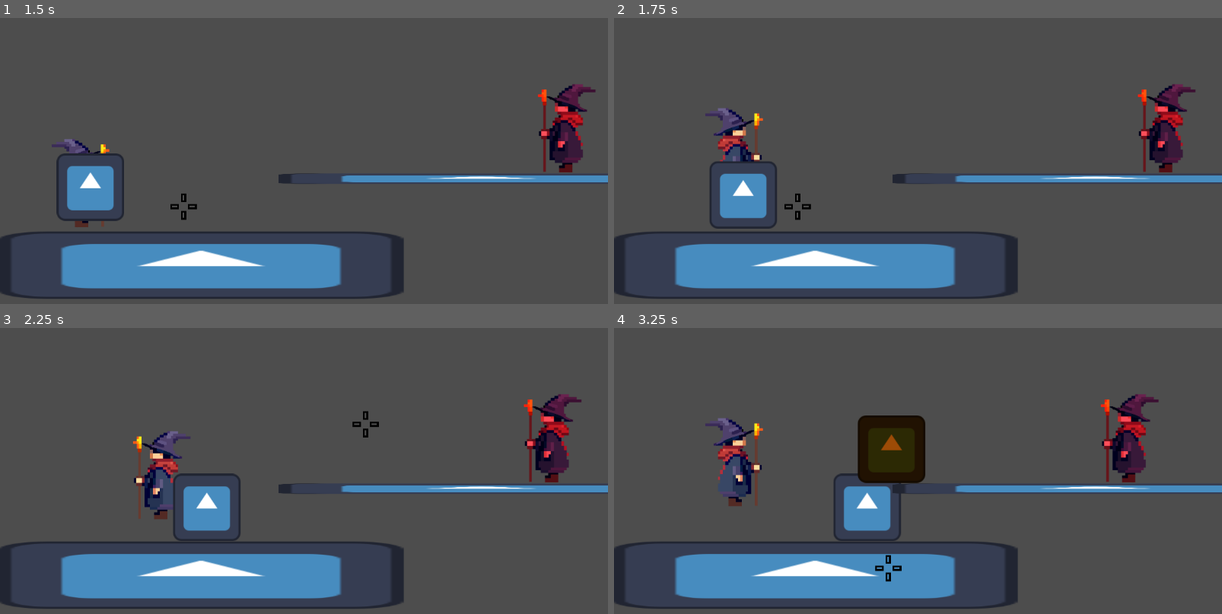
Above: before the commit, frames 1-4 (two rows, left to right).
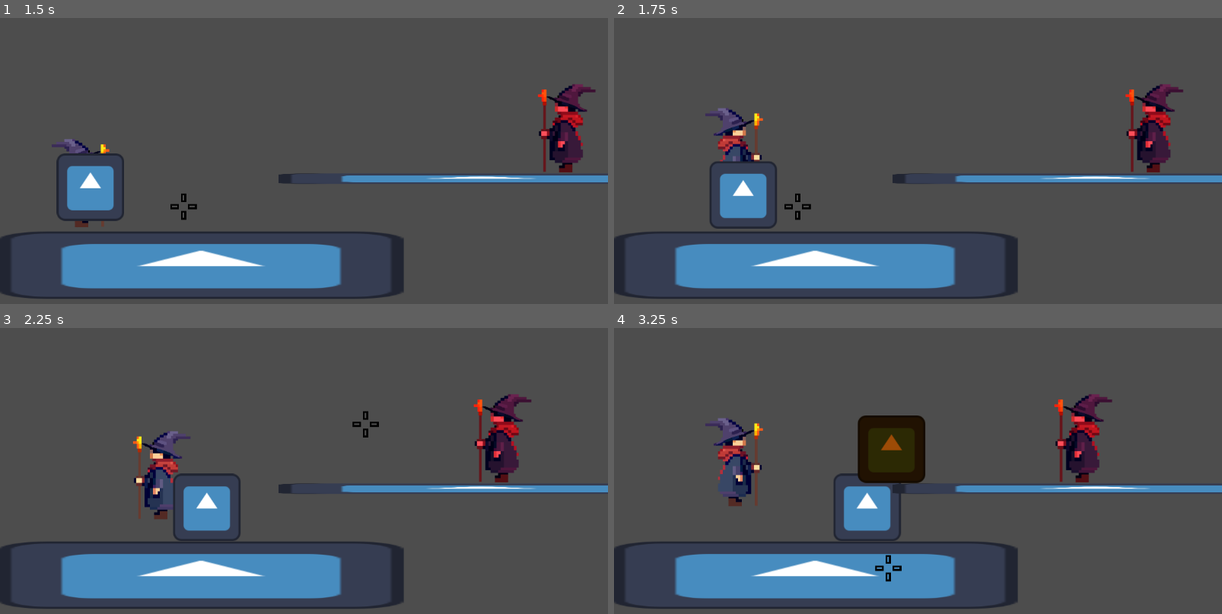
Above: after the commit, the same moments.

Repository: KyattPL/krolestwo-chorona
Game: Godot game, scene res://Scenes/TestLevel/test_level.tscn
Same seed, same stepped clock (60 frames per second), same inputs: the game is played once before the commit and once after it. The engine's default icon, where the game draws it, is replaced by a stand-in: a white triangle on a blue panel in a dark square.
Inputs (mouse positions are in pixels of both pictures, inside the frame that each line leads up to):
- Up to frame 1 (1.5 s): move the mouse to (437, 172) at 0.52 s; hold Shift (shield) 0.53-1.28 s; hold Right (move_right) from 0.53 s (still down); tap Space (jump) at 0.77 s; click (437, 172) at 0.8 s; move the mouse to (182, 206) at 1.27 s; click (182, 206) at 1.35 s
- Up to frame 2 (1.75 s): keep holding Right (move_right); tap Space (jump) at 1.52 s; tap Shift (shield) at 1.55 s
- Up to frame 3 (2.25 s): move the mouse to (364, 422) at 2.02 s; release Right (move_right) at 2.03 s; hold Left (move_left) from 2.03 s (still down); tap 4 (select_earth) at 2.1 s
- Up to frame 4 (3.25 s): click (978, 422) at 2.3 s; move the mouse to (887, 568) at 2.77 s; release Left (move_left) at 2.78 s; hold Right (move_right) from 2.78 s (still down); tap 1 (select_fire) at 2.85 s; tap Space (jump) at 3.02 s; tap Shift (shield) at 3.05 s

Frame 1 is identical in both runs. In frame 2, 2.0% of the frame differs, in the area x 84-96%, y 23-54%; in frame 3, 3.0%, in the area x 77-96%, y 23-54%; in frame 4, 3.0%.
Error before the commit: Invalid access to property or key 'position' on a base object of type 'null instance'. (res://Scenes/Enemy/enemy.gd:37)

Commit message:
Kinda finished enemy's state machine

Diff:
--- a/Scenes/Enemy/enemy.gd
+++ b/Scenes/Enemy/enemy.gd
@@ -6,6 +6,8 @@
 @export var bulletScene: PackedScene
 
 var facingLeft: bool = false
+var fightVelocity: float = 0.0
+var isShielded: bool = false
 
 # PATROL - out of combat movement, FIGHT_MOVE - in combat with player tracking
 # SHIELD - put on shield animation, SHOOT - stand still and shoot animation
@@ -17,12 +19,8 @@
 	match currentState:
 		STATE.PATROL:
 			patrol(delta)
-		STATE.SHOOT:
-			shoot()
 		STATE.FIGHT_MOVE:
 			fight_move()
-		STATE.SHIELD:
-			shield()
 
 func patrol(delta):
 	velocity.x = -speed if facingLeft else speed
@@ -32,17 +30,24 @@
 	detect_turn_around()
 
 func shoot():
-	var playerObj: CharacterBody2D = get_tree().get_root().get_node("Player")
+	var playerObj: CharacterBody2D = get_node("../PlayerRoot/Player")
 	var bulletInstance: CharacterBody2D = bulletScene.instantiate()
 	var aimPlayerVec  = Vector2(playerObj.position.x - position.x, playerObj.position.y - position.y)
 
 	bulletInstance.position = position
-	bulletInstance.velocity = aimPlayerVec * bulletSpeed
-	add_child(bulletInstance)
-	$StateChangeTimer.start()
+	bulletInstance.velocity = aimPlayerVec.normalized() * bulletSpeed
+	add_sibling(bulletInstance)
+	currentState = STATE.FIGHT_MOVE
 
 func fight_move():
-	pass
+	velocity.x = fightVelocity
+	move_and_slide()
+	if not $GroundRayCast.is_colliding() and is_on_floor():
+		velocity.x = -fightVelocity
+
+func fight_move_change_velocity():
+	var sign = -1 if randf() < 0.5 else 1
+	fightVelocity = sign * randf_range(50, 100)
 
 func shield():
 	pass
@@ -53,8 +58,7 @@
 		scale.x = -scale.x
 
 func _on_player_detector_body_entered(body: CharacterBody2D):
-
-	currentState = STATE.SHOOT
+	$StateChangeTimer.start()
 
 func _on_player_detector_body_exited(body):
 	currentState = STATE.PATROL
@@ -64,7 +68,10 @@
 
 	if choice < 0.8:
 		currentState = STATE.FIGHT_MOVE
-	elif choice < 0.9:
+		fight_move_change_velocity()
+	elif choice < 0.9 and !isShielded:
+		currentState = STATE.SHIELD
+		shield()
+	else:
 		currentState = STATE.SHOOT
-	else:
-		currentState = STATE.SHIELD
+		shoot()
